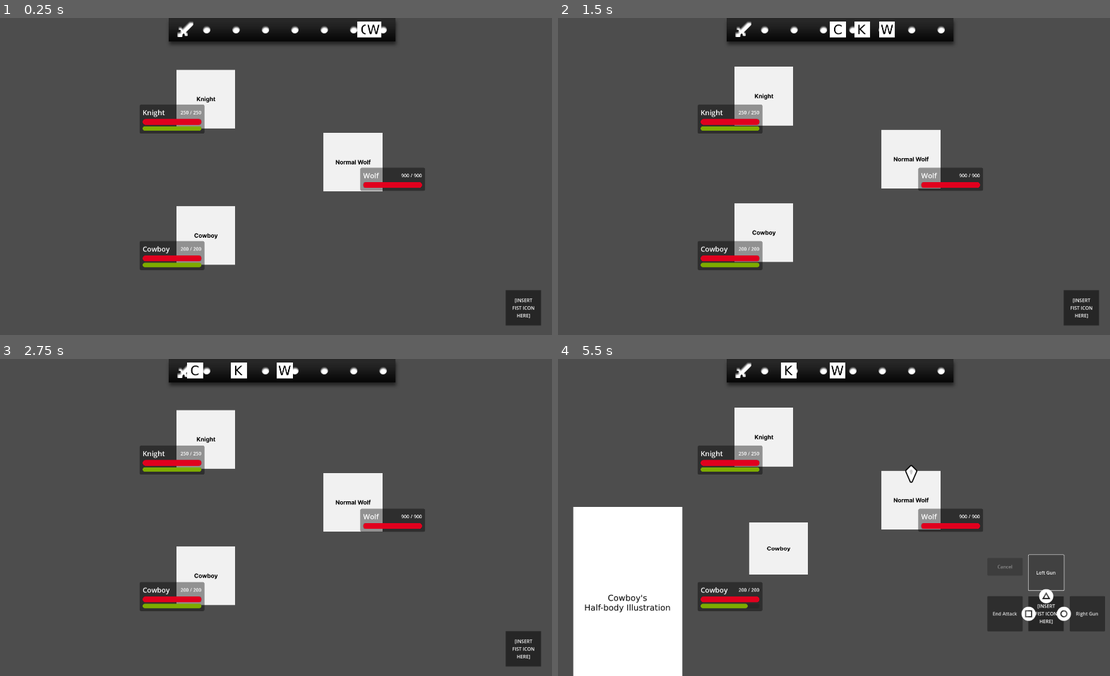
Above: before the commit, frames 1-4 (two rows, left to right).
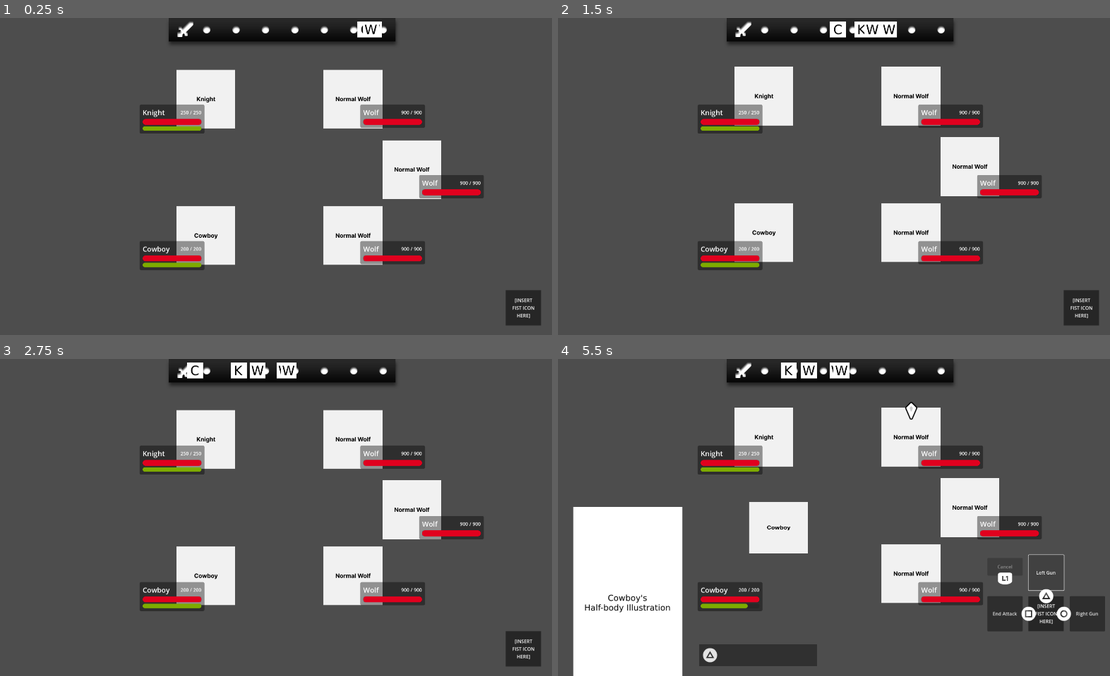
Above: after the commit, the same moments.

Repository: Endour-Company/Lykaia-2
Game: Godot game, scene res://main.tscn
Two runs of this game, one before a commit and one after it. Both use one fixed random seed, a clock stepped at 60 frames per second and the inputs below.
Inputs:
- Up to frame 1 (0.25 s): no input
- Up to frame 2 (1.5 s): no input
- Up to frame 3 (2.75 s): no input
- Up to frame 4 (5.5 s): click "Attack" at 4.25 s; click "Left Gun" at 5 s

The runs differ from the first frame. In frame 1, 9.6% of the frame differs, in the area x 58-88%, y 1-78%; in frame 2, 9.8%; in frame 3, 9.7%; in frame 4, 13%, in the area x 25-88%, y 1-97%.

Commit message:
Creates combo prompt
- Also fixes character's dead animation playing multiple times.

Diff:
--- a/battle_system/modules/battle_flow_manager.gd
+++ b/battle_system/modules/battle_flow_manager.gd
@@ -33,6 +33,9 @@
 func begin_turn(char_node: BaseCharacter):
 	## Sets acting character
 	acting_character = char_node
+
+	## Removes currenct character's turn timer indicator
+	ui_controller.wait_bar.remove_indicator_of_char(acting_character.get_name())
 
 	## Pauses all characters' turn timer
 	chars_controller.set_paused_battle_timers(true)
@@ -82,10 +85,12 @@
 		await acting_character.action_finished
 
 	## If acting character is a player, despawns battle pointer,
-	## hides pplayer turn indicator, and hides command buttons.
+	## hides pplayer turn indicator, hides combo prompt,
+	## and hides command buttons.
 	if chars_controller.is_player(acting_character) >= 0:
 		ui_controller.remove_battle_pointer()
 		ui_controller.player_turn_indicator.hide_sprite()
+		ui_controller.combo_prompt.clear()
 		ui_controller.command_buttons.hide_actions()
 
 	## Waits 0.7 secs to give some delay before ending the turn
--- a/battle_system/modules/ui_controller.gd
+++ b/battle_system/modules/ui_controller.gd
@@ -12,6 +12,9 @@
 ## Holds the player turn indicator node for indicating which turn
 ## of the player's characters it is.
 @onready var player_turn_indicator: PlayerTurnIndicator = $BattleScreen/PlayerTurnIndicator
+
+## Holds the combo prompt node for controlling buttons that appears in prompt.
+@onready var combo_prompt: ComboPrompt = $BattleScreen/ComboPrompt
 
 ## Holds the battle command buttons for handling showing and hiding buttons
 @onready var command_buttons: CommandButtons = $BattleScreen/CommandButtons
@@ -58,21 +61,38 @@
 
 ## Connects command button signals
 func connect_signals():
+	## Connects the signal of when the main attack button is pressed,
+	## to transition to attack mode.
 	command_buttons.attack_pressed.connect(
 		battle_flow_manager.on_attack_signal
 	)
+
+	## Connects the signal of when player has chosen an attack.
 	command_buttons.attack.connect(
 		battle_flow_manager.on_committed_attack_signal
 	)
+	command_buttons.attack.connect(
+		combo_prompt.add_button
+	)
+
+	## Connects the end attack signal, to end a combo.
 	command_buttons.end_attack.connect(
 		battle_flow_manager.on_end_attack_signal
 	)
+
+	## Connects the cancel attack signal, to cancel and go back to main mode.
+	## This can only happen when the attack is in attack mode, but
+	## has not chosen any attack yet.
 	command_buttons.cancel_attack.connect(
 		battle_flow_manager.on_cancel_attack_signal
 	)
+
+	## Connects the guard signal, to set guard mode of character.
 	command_buttons.guard_pressed.connect(
 		battle_flow_manager.on_guard_signal
 	)
+
+	## Connects the target signal, to change targeted enemy.
 	command_buttons.target_pressed.connect(
 		battle_flow_manager.on_target_signal
 	)
--- a/main.gd
+++ b/main.gd
@@ -28,7 +28,7 @@
 
 func _ready():
 	## Adds enemies to fight
-	var enemies = ["Wolf"]
+	var enemies = ["Wolf", "Wolf", "Wolf"]
 	adds_enemies_to_fight(enemies)
 
 	## Loads battle screen, for now
--- a/project.godot
+++ b/project.godot
@@ -49,6 +49,16 @@
 "events": [Object(InputEventJoypadButton,"resource_local_to_scene":false,"resource_name":"","device":-1,"button_index":2,"pressure":0.0,"pressed":true,"script":null)
 ]
 }
+action_trigger1={
+"deadzone": 0.5,
+"events": [Object(InputEventJoypadButton,"resource_local_to_scene":false,"resource_name":"","device":-1,"button_index":9,"pressure":0.0,"pressed":true,"script":null)
+]
+}
+action_trigger2={
+"deadzone": 0.5,
+"events": [Object(InputEventJoypadButton,"resource_local_to_scene":false,"resource_name":"","device":-1,"button_index":10,"pressure":0.0,"pressed":true,"script":null)
+]
+}
 
 [rendering]
 
--- a/resources/characters/base_character.gd
+++ b/resources/characters/base_character.gd
@@ -26,6 +26,11 @@
 	get:
 		return health
 	set(value):
+		## Ignores health change if character is dead.
+		if is_dead:
+			return
+
+		## Sets health value and makes sure that it doesn't overflow/underflow.
 		health = _on_health_changed(value)
 		health_changed.emit(health)
 
--- a/resources/interfaces/battle_screen/battle_screen.tscn
+++ b/resources/interfaces/battle_screen/battle_screen.tscn
@@ -1,8 +1,9 @@
-[gd_scene load_steps=4 format=3 uid="uid://pjufv2tcmypc"]
+[gd_scene load_steps=5 format=3 uid="uid://pjufv2tcmypc"]
 
 [ext_resource type="PackedScene" uid="uid://tsoq6n20kqwi" path="res://resources/interfaces/battle_screen/modules/battle_wait_bar/battle_wait_bar.tscn" id="1_ofv0c"]
 [ext_resource type="PackedScene" uid="uid://6e26yg70j0sq" path="res://resources/interfaces/battle_screen/modules/command_buttons/command_buttons.tscn" id="2_v2sy2"]
 [ext_resource type="PackedScene" uid="uid://dfaut8ltx2tjc" path="res://resources/interfaces/battle_screen/modules/player_turn_indicator/player_turn_indicator.tscn" id="3_wg6tk"]
+[ext_resource type="PackedScene" uid="uid://b0raffnebwkf4" path="res://resources/interfaces/battle_screen/modules/combo_prompt/combo_prompt.tscn" id="4_ieq24"]
 
 [node name="BattleScreen" type="CanvasLayer"]
 
@@ -22,3 +23,10 @@
 grow_vertical = 0
 
 [node name="PlayerTurnIndicator" parent="." instance=ExtResource("3_wg6tk")]
+
+[node name="ComboPrompt" parent="." instance=ExtResource("4_ieq24")]
+anchors_preset = -1
+anchor_left = 0.25
+anchor_top = 0.9
+anchor_right = 0.25
+anchor_bottom = 0.9
--- a/resources/interfaces/battle_screen/modules/battle_wait_bar/battle_wait_indicator.gd
+++ b/resources/interfaces/battle_screen/modules/battle_wait_bar/battle_wait_indicator.gd
@@ -63,4 +63,3 @@
 	## Begins animation using tween
 	tween = create_tween()
 	tween.tween_property(self, "position", dest, time).from(origin)
-	tween.tween_callback(queue_free)
--- /dev/null
+++ b/resources/interfaces/battle_screen/modules/combo_prompt/combo_prompt.gd
@@ -0,0 +1,72 @@
+extends Control
+class_name ComboPrompt
+
+## Class for combo prompt for handling showing which button player
+## uses to attack.
+
+
+## Holds the container that will contain the button icons.
+@onready var container: HBoxContainer = $PanelContainer/HBoxContainer
+
+## Holds tween for animation and animation duration.
+var tween: Tween
+var anim_dur: float = 0.5
+
+
+## Adds button icon to prompt.
+## Accepts an index, 0 = triangle, 1 = circle, 2 = cross.
+func add_button(index: int):
+	## If container is empty, it means that combo prompt is currently hidden.
+	## If this method is called while prompt is hidden, then
+	## animates showing the combo prompt.
+	if container.get_child_count() == 0:
+		tween = create_tween()
+		tween.tween_property(self, "modulate:a", 1, anim_dur)
+
+	## Gets the matching icon by icon_name
+	var icon_name: String
+	match index:
+		0:
+			icon_name = "INPUT_TRIANGLE"
+		1:
+			icon_name = "INPUT_CIRCLE"
+		2:
+			icon_name = "INPUT_CROSS"
+		_:
+			## Cancels method if index was wrong.
+			assert(false, "Wrong button index.")
+	var icon: Texture2D = Utils.Resources[icon_name]
+
+	## Creates a button node and adds it to container.
+	container.add_child(_create_button(icon))
+
+
+## Clears container
+func clear():
+	## Animates hiding combo prompt
+	tween = create_tween()
+	tween.tween_property(self, "modulate:a", 0, anim_dur)
+
+	## Frees button icons after tween is finished.
+	await tween.finished
+	for child in container.get_children():
+		child.queue_free()
+
+
+## Creates a button node.
+func _create_button(icon: Texture2D) -> TextureRect:
+	## Create a texture rect node
+	var button_icon = TextureRect.new()
+
+	## Sets texture and returns
+	button_icon.set_texture(icon)
+	return button_icon
+
+
+## Clears container first at ready.
+func _ready():
+	## Hides combo prompt
+	modulate.a = 0
+
+	## Clears container
+	clear()
--- /dev/null
+++ b/resources/interfaces/battle_screen/modules/combo_prompt/combo_prompt.tscn
@@ -0,0 +1,48 @@
+[gd_scene load_steps=6 format=3 uid="uid://b0raffnebwkf4"]
+
+[ext_resource type="Texture2D" uid="uid://cavt0yr00bdr0" path="res://resources/interfaces/input_prompt_icons/playstation_button_cross.png" id="1_mawy7"]
+[ext_resource type="Script" path="res://resources/interfaces/battle_screen/modules/combo_prompt/combo_prompt.gd" id="1_v6cvl"]
+[ext_resource type="Texture2D" uid="uid://dyv6opnorby48" path="res://resources/interfaces/input_prompt_icons/playstation_button_circle.png" id="2_rmsh3"]
+[ext_resource type="Texture2D" uid="uid://qlr0snwmj18x" path="res://resources/interfaces/input_prompt_icons/playstation_button_triangle.png" id="3_sig15"]
+
+[sub_resource type="StyleBoxFlat" id="StyleBoxFlat_n0auv"]
+content_margin_left = 5.0
+content_margin_top = 5.0
+content_margin_right = 5.0
+content_margin_bottom = 5.0
+bg_color = Color(0, 0, 0, 0.431373)
+
+[node name="ComboPrompt" type="Control"]
+layout_mode = 3
+anchors_preset = 0
+script = ExtResource("1_v6cvl")
+
+[node name="PanelContainer" type="PanelContainer" parent="."]
+custom_minimum_size = Vector2(400, 74)
+layout_mode = 0
+offset_right = 40.0
+offset_bottom = 40.0
+theme_override_styles/panel = SubResource("StyleBoxFlat_n0auv")
+
+[node name="HBoxContainer" type="HBoxContainer" parent="PanelContainer"]
+layout_mode = 2
+
+[node name="TextureRect" type="TextureRect" parent="PanelContainer/HBoxContainer"]
+layout_mode = 2
+texture = ExtResource("1_mawy7")
+
+[node name="TextureRect2" type="TextureRect" parent="PanelContainer/HBoxContainer"]
+layout_mode = 2
+texture = ExtResource("2_rmsh3")
+
+[node name="TextureRect3" type="TextureRect" parent="PanelContainer/HBoxContainer"]
+layout_mode = 2
+texture = ExtResource("3_sig15")
+
+[node name="TextureRect4" type="TextureRect" parent="PanelContainer/HBoxContainer"]
+layout_mode = 2
+texture = ExtResource("3_sig15")
+
+[node name="TextureRect5" type="TextureRect" parent="PanelContainer/HBoxContainer"]
+layout_mode = 2
+texture = ExtResource("2_rmsh3")
--- a/resources/interfaces/battle_screen/modules/command_buttons/command_buttons.gd
+++ b/resources/interfaces/battle_screen/modules/command_buttons/command_buttons.gd
@@ -9,6 +9,7 @@
 	FORBIDDEN,
 	ACTION,
 	ATTACK,
+	ATTACK_FORBID_CANCEL,
 	ATTACK_NO_ENERGY,
 }
 var input_state: int = INPUT_STATES.FORBIDDEN
@@ -33,6 +34,8 @@
 @onready var prompt2: TextureRect = $Action2PromptIcon
 @onready var prompt3: TextureRect = $Action3PromptIcon
 @onready var prompt4: TextureRect = $Action4PromptIcon
+@onready var prompt_trigger_l1: TextureRect = $AltAction1PromptIcon
+@onready var prompt_trigger_r1: TextureRect = $AltAction2PromptIcon
 
 ## Holds some anchor point values for buttons, etc
 @export_group("General Anchor Points")
@@ -49,6 +52,7 @@
 ## Holds some anchor point values for input prompt icons
 @export_group("Anchor Points for Input Prompts")
 @export_range(0,1) var prompt_top_anchor: float = 0.35
+@export_range(0,1) var prompt_top_anchor_alt: float = 0.2
 @export_range(0,1) var prompt_right_anchor: float = 0.65
 @export_range(0,1) var prompt_bottom_anchor: float = 0.65
 @export_range(0,1) var prompt_left_anchor: float = 0.35
@@ -112,7 +116,8 @@
 func show_input_prompts(
 	current_tween = null,
 	main_action_count: int = 4,
-	show_trigger: bool = true
+	show_trigger_l1: bool = false,
+	show_trigger_r1: bool = false
 ):
 	## This method is used with other methods that use tween most of the time,
 	## so only create a new tween if current_tween is null.
@@ -150,14 +155,31 @@
 	).from(center_anchor)
 	tween.tween_property(prompt4, "modulate:a", 1, anim_dur).from(0)
 
+	## Animates trigger icons
+	if show_trigger_l1:
+		tween.tween_property(
+			prompt_trigger_l1, "anchor_right", left_anchor, anim_dur
+		).from(center_anchor)
+		tween.tween_property(
+			prompt_trigger_l1, "anchor_bottom", prompt_top_anchor_alt, anim_dur
+		).from(center_anchor)
+		tween.tween_property(prompt_trigger_l1, "modulate:a", 1, anim_dur).from(0)
+
+	if show_trigger_r1:
+		tween.tween_property(
+			prompt_trigger_r1, "anchor_left", right_anchor, anim_dur
+		).from(center_anchor)
+		tween.tween_property(
+			prompt_trigger_r1, "anchor_bottom", prompt_top_anchor_alt, anim_dur
+		).from(center_anchor)
+		tween.tween_property(prompt_trigger_r1, "modulate:a", 1, anim_dur).from(0)
+
 
 ## Hides input prompt icons.
 ## hide_trigger controls whether to hide the R1/L1 buttons,
 ## and main_action_count controls how many button prompts to hide (1-4).
 func hide_input_prompts(
 	current_tween = null,
-	main_action_count: int = 4,
-	hide_trigger: bool = false
 ):
 	## This method is used together with other methods that use tween most of
 	## the time, so only create a new tween if current_tween is null.
@@ -170,30 +192,43 @@
 	## Sets tween parallel
 	tween.set_parallel(true)
 
-	## Animates input prompt icons
-	if main_action_count >= 1:
-		tween.tween_property(
-			prompt1, "anchor_top", center_anchor, anim_dur
-		)
-		tween.tween_property(prompt1, "modulate:a", 0, anim_dur)
-
-	if main_action_count >= 2:
-		tween.tween_property(
-			prompt2, "anchor_right", center_anchor, anim_dur
-		)
-		tween.tween_property(prompt2, "modulate:a", 0, anim_dur)
-
-	if main_action_count >= 3:
-		tween.tween_property(
-			prompt3, "anchor_bottom", center_anchor, anim_dur
-		)
-		tween.tween_property(prompt3, "modulate:a", 0, anim_dur)
-
-	## Prompt 4 would always be hidden.
+	## Animates hiding input prompt icons
+	tween.tween_property(
+		prompt1, "anchor_top", center_anchor, anim_dur
+	)
+	tween.tween_property(prompt1, "modulate:a", 0, anim_dur)
+
+	tween.tween_property(
+		prompt2, "anchor_right", center_anchor, anim_dur
+	)
+	tween.tween_property(prompt2, "modulate:a", 0, anim_dur)
+
+	tween.tween_property(
+		prompt3, "anchor_bottom", center_anchor, anim_dur
+	)
+	tween.tween_property(prompt3, "modulate:a", 0, anim_dur)
+
 	tween.tween_property(
 		prompt4, "anchor_left", center_anchor, anim_dur
 	)
 	tween.tween_property(prompt4, "modulate:a", 0, anim_dur)
+
+	## Animates hiding trigger icons
+	tween.tween_property(
+		prompt_trigger_l1, "anchor_left", center_anchor, anim_dur
+	)
+	tween.tween_property(
+		prompt_trigger_l1, "anchor_top", center_anchor, anim_dur
+	)
+	tween.tween_property(prompt_trigger_l1, "modulate:a", 0, anim_dur)
+
+	tween.tween_property(
+		prompt_trigger_r1, "anchor_right", center_anchor, anim_dur
+	)
+	tween.tween_property(
+		prompt_trigger_r1, "anchor_top", center_anchor, anim_dur
+	)
+	tween.tween_property(prompt_trigger_r1, "modulate:a", 0, anim_dur)
 #endregion
 
 
@@ -249,7 +284,7 @@
 	tween.tween_property(target_btn, "modulate:a", 1, anim_dur).from(0)
 
 	## Shows input prompts
-	show_input_prompts(tween)
+	show_input_prompts(tween, 4, true, true)
 
 	## Enables all buttons when tween is finished and change input state
 	tween.set_parallel(false)
@@ -346,7 +381,7 @@
 	tween.tween_property(cancel_attack_btn, "modulate:a", 1, anim_dur).from(0)
 
 	## Shows input prompt icons
-	show_input_prompts(tween, attack_count)
+	show_input_prompts(tween, attack_count, true, false)
 
 	## Enables all attack buttons when tween is finished and change input state
 	tween.set_parallel(false)
@@ -407,7 +442,7 @@
 	tween.tween_property(cancel_attack_btn, "modulate:a", 0, anim_dur).from(1)
 
 	## Hides input prompt icons
-	hide_input_prompts(tween, attack_count)
+	hide_input_prompts(tween)
 
 	## Moves center texture to bottom right when needed
 	if move_center_texture:
@@ -454,7 +489,7 @@
 		match input_state:
 			INPUT_STATES.ACTION:
 				_on_attack_button_pressed()
-			INPUT_STATES.ATTACK:
+			INPUT_STATES.ATTACK, INPUT_STATES.ATTACK_FORBID_CANCEL:
 				_on_attack_command_pressed(0)
 	elif Input.is_action_just_pressed("action2"):
 		_play_button_click_animation(prompt2)
@@ -463,7 +498,7 @@
 		match input_state:
 			INPUT_STATES.ACTION:
 				pass
-			INPUT_STATES.ATTACK:
+			INPUT_STATES.ATTACK, INPUT_STATES.ATTACK_FORBID_CANCEL:
 				_on_attack_command_pressed(1)
 	elif Input.is_action_just_pressed("action3"):
 		_play_button_click_animation(prompt3)
@@ -472,7 +507,7 @@
 		match input_state:
 			INPUT_STATES.ACTION:
 				pass
-			INPUT_STATES.ATTACK:
+			INPUT_STATES.ATTACK, INPUT_STATES.ATTACK_FORBID_CANCEL:
 				_on_attack_command_pressed(2)
 	elif Input.is_action_just_pressed("action4"):
 		_play_button_click_animation(prompt4)
@@ -481,10 +516,17 @@
 		match input_state:
 			INPUT_STATES.ACTION:
 				_on_guard_button_pressed()
+			INPUT_STATES.ATTACK_FORBID_CANCEL, INPUT_STATES.ATTACK_NO_ENERGY :
+				_on_end_attack_button_pressed()
+	elif Input.is_action_just_pressed("action_trigger1"):
+		_play_button_click_animation(prompt_trigger_l1)
+
+		## L1 trigger corresponds to Target (MAIN) and Cancel Attack (ATTACK)
+		match input_state:
+			INPUT_STATES.ACTION:
+				_on_target_button_pressed()
 			INPUT_STATES.ATTACK:
-				_on_end_attack_button_pressed()
-			INPUT_STATES.ATTACK_NO_ENERGY:
-				_on_end_attack_button_pressed()
+				_on_cancel_attack_button_pressed()
 
 
 ## Plays button click animation.
@@ -537,10 +579,17 @@
 
 
 func _on_attack_button_pressed():
+	## Sets input state
+	set_input_state(INPUT_STATES.ATTACK)
+
+	## Emits corresponding signal
 	attack_pressed.emit()
 
 
 func _on_attack_command_pressed(index: int):
+	## Disables cancel attack button after initial attack.
+	set_input_state(INPUT_STATES.ATTACK_FORBID_CANCEL)
+
 	## Disables cancel attack button and enables end attack button
 	cancel_attack_btn.set_disabled(true)
 	end_attack_btn.set_disabled(false)
--- a/resources/interfaces/battle_screen/modules/command_buttons/command_buttons.tscn
+++ b/resources/interfaces/battle_screen/modules/command_buttons/command_buttons.tscn
@@ -1,10 +1,12 @@
-[gd_scene load_steps=6 format=3 uid="uid://6e26yg70j0sq"]
+[gd_scene load_steps=8 format=3 uid="uid://6e26yg70j0sq"]
 
 [ext_resource type="Script" path="res://resources/interfaces/battle_screen/modules/command_buttons/command_buttons.gd" id="1_cnsrv"]
 [ext_resource type="Texture2D" uid="uid://dyv6opnorby48" path="res://resources/interfaces/input_prompt_icons/playstation_button_circle.png" id="2_3lhqv"]
 [ext_resource type="Texture2D" uid="uid://qlr0snwmj18x" path="res://resources/interfaces/input_prompt_icons/playstation_button_triangle.png" id="2_fnlt7"]
 [ext_resource type="Texture2D" uid="uid://cavt0yr00bdr0" path="res://resources/interfaces/input_prompt_icons/playstation_button_cross.png" id="4_xa7re"]
 [ext_resource type="Texture2D" uid="uid://ilx2cn0m51e6" path="res://resources/interfaces/input_prompt_icons/playstation_button_square.png" id="5_0e0bb"]
+[ext_resource type="Texture2D" uid="uid://bq8hepviy7cwi" path="res://resources/interfaces/input_prompt_icons/playstation_trigger_l1.png" id="6_2xqn2"]
+[ext_resource type="Texture2D" uid="uid://3votqm8am4q2" path="res://resources/interfaces/input_prompt_icons/playstation_trigger_r1.png" id="7_81ukc"]
 
 [node name="CommandButtons" type="Control"]
 custom_minimum_size = Vector2(400, 400)
@@ -239,6 +241,7 @@
 offset_right = 32.0
 offset_bottom = 32.0
 pivot_offset = Vector2(32, 32)
+mouse_filter = 2
 texture = ExtResource("2_fnlt7")
 
 [node name="Action2PromptIcon" type="TextureRect" parent="."]
@@ -254,6 +257,7 @@
 offset_right = 32.0
 offset_bottom = 32.0
 pivot_offset = Vector2(32, 32)
+mouse_filter = 2
 texture = ExtResource("2_3lhqv")
 
 [node name="Action3PromptIcon" type="TextureRect" parent="."]
@@ -269,6 +273,7 @@
 offset_right = 32.0
 offset_bottom = 32.0
 pivot_offset = Vector2(32, 32)
+mouse_filter = 2
 texture = ExtResource("4_xa7re")
 
 [node name="Action4PromptIcon" type="TextureRect" parent="."]
@@ -284,7 +289,38 @@
 offset_right = 32.0
 offset_bottom = 32.0
 pivot_offset = Vector2(32, 32)
+mouse_filter = 2
 texture = ExtResource("5_0e0bb")
+
+[node name="AltAction1PromptIcon" type="TextureRect" parent="."]
+modulate = Color(1, 1, 1, 0)
+layout_mode = 1
+anchors_preset = -1
+anchor_left = 0.5
+anchor_top = 0.5
+anchor_right = 0.5
+anchor_bottom = 0.5
+offset_left = -32.0
+offset_top = -32.0
+offset_right = 32.0
+offset_bottom = 32.0
+mouse_filter = 2
+texture = ExtResource("6_2xqn2")
+
+[node name="AltAction2PromptIcon" type="TextureRect" parent="."]
+modulate = Color(1, 1, 1, 0)
+layout_mode = 1
+anchors_preset = -1
+anchor_left = 0.5
+anchor_top = 0.5
+anchor_right = 0.5
+anchor_bottom = 0.5
+offset_left = -32.0
+offset_top = -32.0
+offset_right = 32.0
+offset_bottom = 32.0
+mouse_filter = 2
+texture = ExtResource("7_81ukc")
 
 [connection signal="pressed" from="AttackButton" to="." method="_on_attack_button_pressed"]
 [connection signal="pressed" from="GuardButton" to="." method="_on_guard_button_pressed"]
